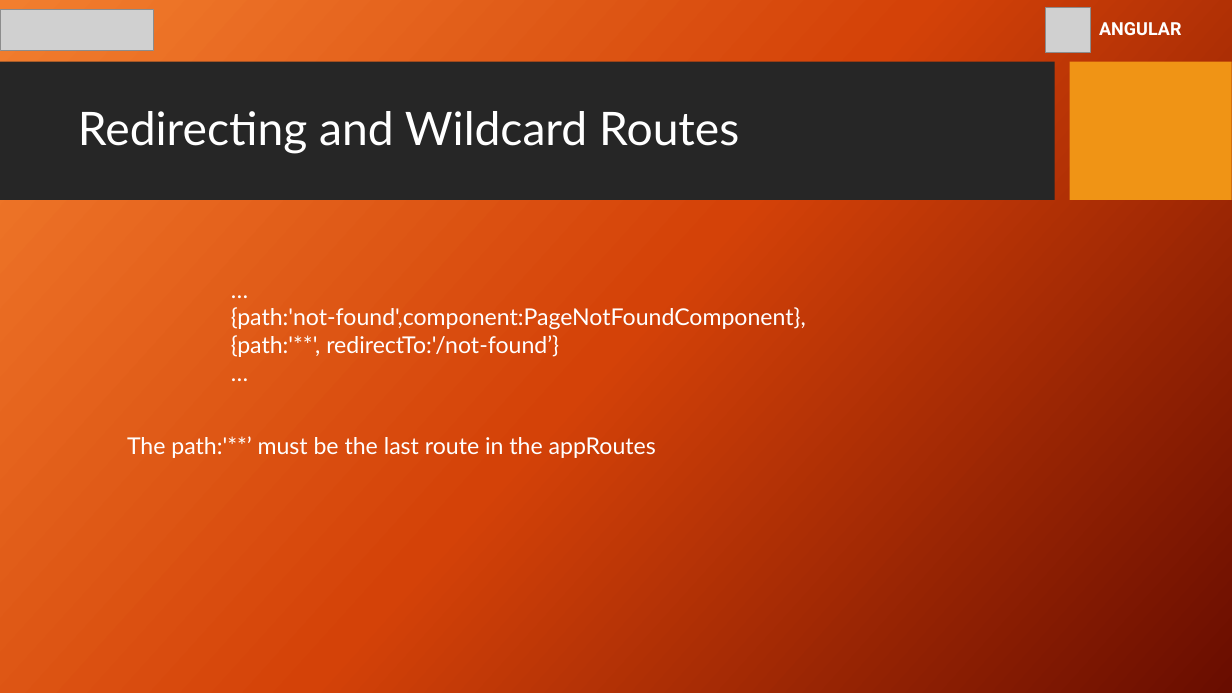
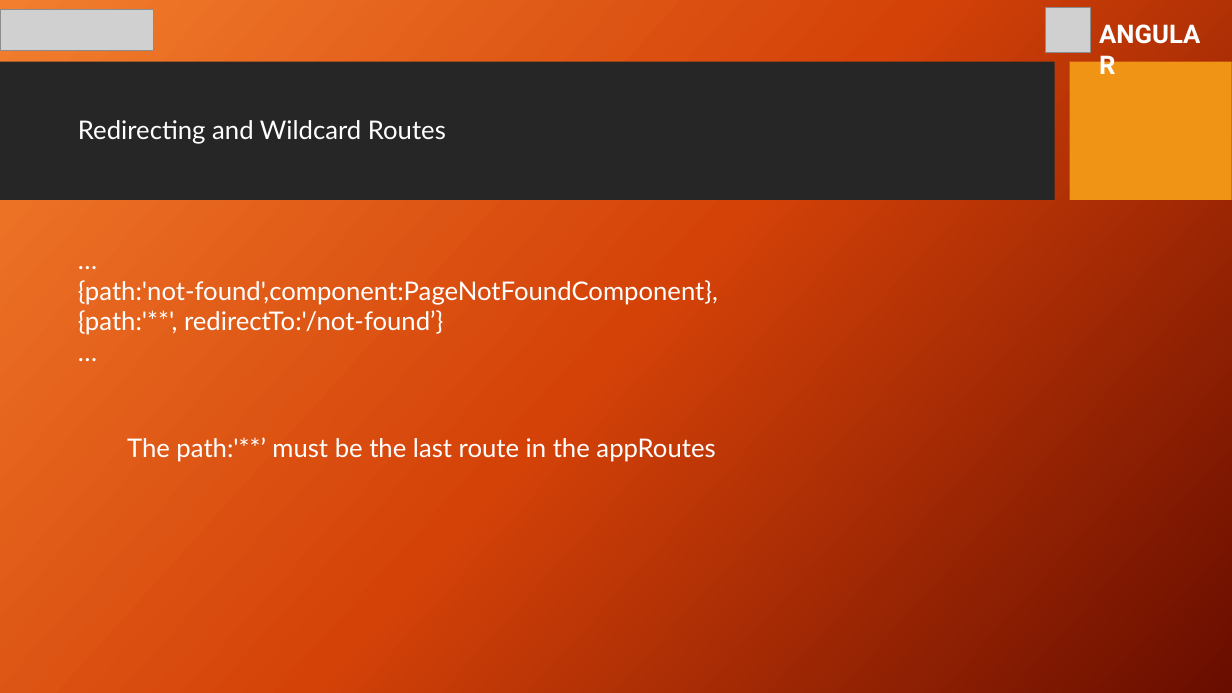
Before and after one commit to youma85/hps-ang, a slide deck: slide 52 of gp-hps-angular-8-yri.pptx. Drawn at 1232x693 pixels with LibreOffice and Linux fonts; fonts in the diff are those of the drawing; grey boxes stand for pictures; background and template pictures are left out. Boxes give left, top, right and bottom in pixels: in the first picture for what was removed or moved away, otherwise in the second. Text is boxed around its words. In the diff, an @@ line names an element or a change of style, - is before the commit and + after.

```diff
--- a/gp-hps-angular-8-yri.pptx
+++ b/gp-hps-angular-8-yri.pptx
@@ text "ANGULAR" at [1091, 13, 1214, 84]: size 14 to 20 pt @@
@@ title "Redirecting and Wildcard Routes" at [78, 120, 446, 144]: size 36 to 20 pt @@
@@ text "…" at [78, 280, 718, 335]: size 18 to 20 pt @@
@@ text "…": place and size @@
-text "…" at [231, 307, 806, 357]
+text "…" at [78, 280, 718, 335]
@@ text "The path:'**’ must be the ..." at [127, 437, 715, 462]: size 18 to 20 pt @@
```
Also in this commit, not shown: 3 other slides changed, 26 slides added.
